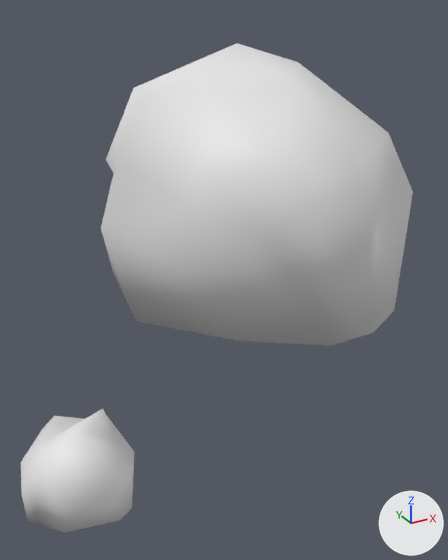
An edit to the FBX model Assets/Models/NatureAssets/Rocks/rock2.fbx, drawn before and after from the same camera.
The view is the same before and after, from a 50 mm lens placed at (-0.31, -0.627, 0.192), pointed at (0.006, -0.051, -0.096). The lights are fixed; the arrows at lower right show +X, +Y and +Z. Materials are left out; every surface is plain grey. Where no turn or scale is listed for an object, it has been applied to the vertices.

The first picture shows 'Rock2'.
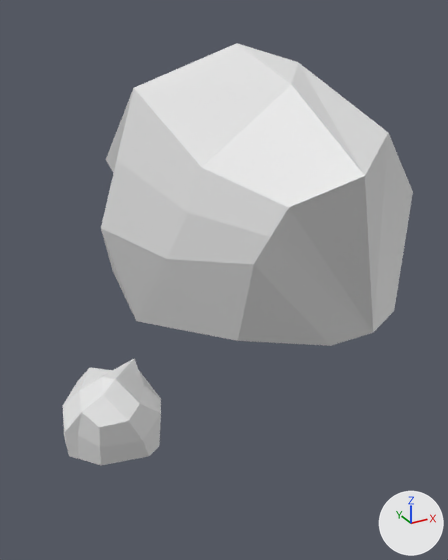
The newer file is also turned or shifted as a whole; pictures and numbers use the older file's frame.

Pixel boxes (x1, y1, x2, y2) of what changed, in the pictures (448 x 560 px; the box of a moved part takes in the faces that stretch with it):
```json
{"object": "Rock2", "change": "reshaped", "before": [21, 43, 413, 533], "after": [63, 43, 413, 465], "on screen": "11% narrower, 14% shorter"}
{"part": 1, "of": "me_mesh_001", "change": "moved or reshaped", "before": [21, 409, 134, 533], "after": [63, 359, 161, 465]}
{"part": 2, "of": "me_mesh_001", "change": "shading changed", "before": [101, 43, 413, 346], "after": [101, 43, 413, 346]}
```

Scene script edits in JSON lines:
```json
{"block": "me_mesh_001", "where": "# used by ob_rock2; location = (0.0, 0.0, 0.0)"}
{"op": "remove", "block": "me_mesh_001", "code": "me_mesh_001.from_pydata(...)  # 88 vertices, 99 faces; spans x -0.271..0.271, y -0.298..0.298, z -0.155..0.155"}
{"op": "add", "block": "me_mesh_001", "code": "me_mesh_001.from_pydata(...)  # 88 vertices, 99 faces; spans x -0.226..0.271, y -0.243..0.298, z -0.155..0.155"}
{"block": "me_mesh_001", "change": "me_mesh_001 part 1: the loose piece of 39 vertices spanning x -0.271..-0.187, y -0.298..-0.205, z -0.147..-0.074 is moved by (0.046, 0.055, 0.0)"}
{"block": "me_mesh_001", "change": "me_mesh_001 part 2: edges marked sharp go from 0 to 183"}
```
